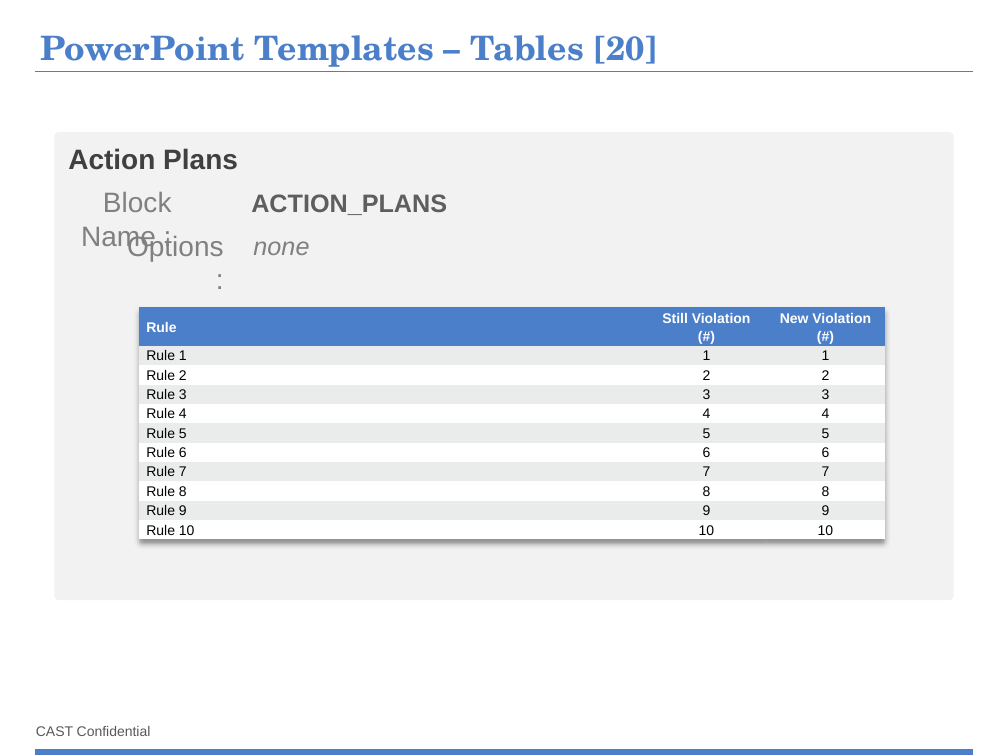
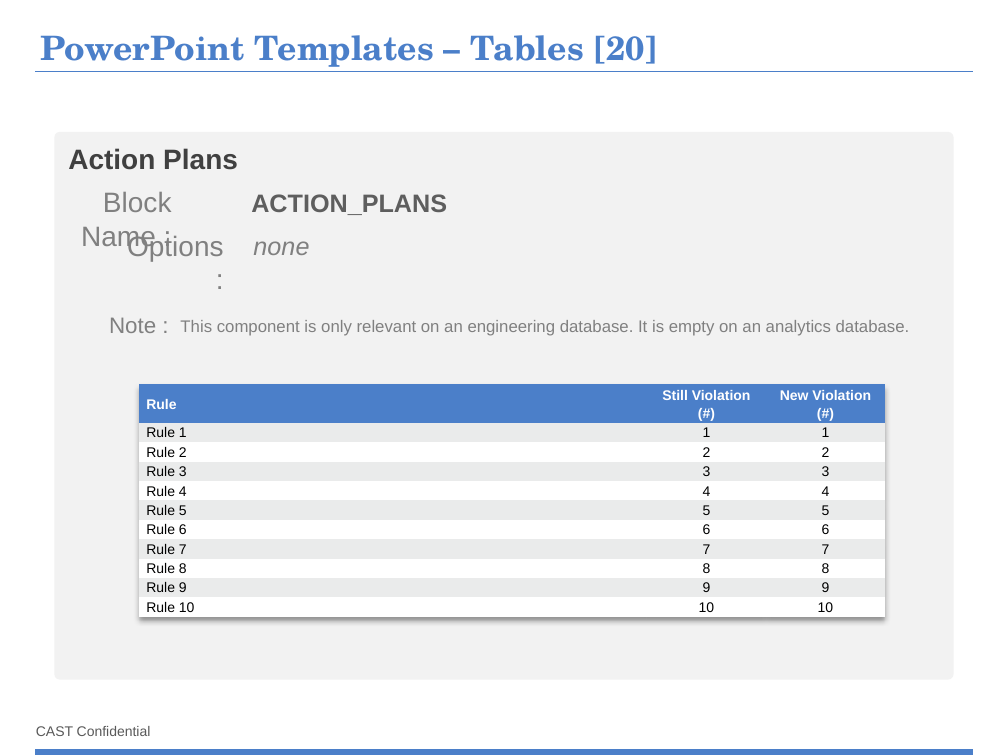
Before and after one commit to CAST-projects/ReportGenerator, a slide deck: slide 51 of CastReporting.Reporting/TemplatesFiles/1- Powerpoint-components-library.pptx. Drawn at 1008x756 pixels with LibreOffice and Linux fonts; fonts in the diff are those of the drawing; background and template pictures are left out. Boxes give left, top, right and bottom in pixels: in the first picture for what was removed or moved away, otherwise in the second. Text is boxed around its words. In the diff, an @@ line names an element or a change of style, - is before the commit and + after.

```diff
--- a/CastReporting.Reporting/TemplatesFiles/1- Powerpoint-components-library.pptx
+++ b/CastReporting.Reporting/TemplatesFiles/1- Powerpoint-components-library.pptx
@@ rounded rectangle: place and size @@
-rounded rectangle at box(54, 132, 954, 601)
+rounded rectangle at box(54, 132, 954, 679)
@@ text added at box(109, 317, 156, 333), 16 pt, text #808080 @@
+Note :
@@ text added at box(180, 320, 910, 336), 12 pt, text #808080 @@
+This component is only relevant on an engineering database. It is empty on an analytics database.
@@ table: place and size @@
-table at box(139, 307, 885, 539)
+table at box(139, 384, 885, 616)
```
Also in this commit, not shown: 17 other slides changed, 10 other files.
